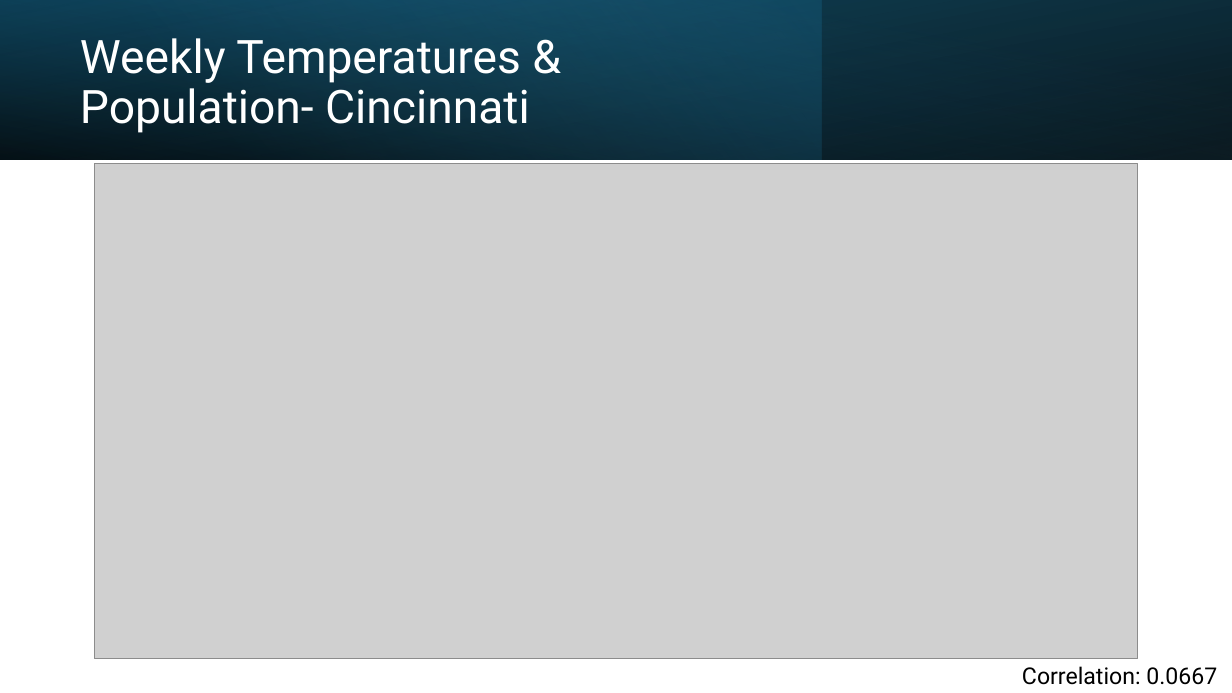
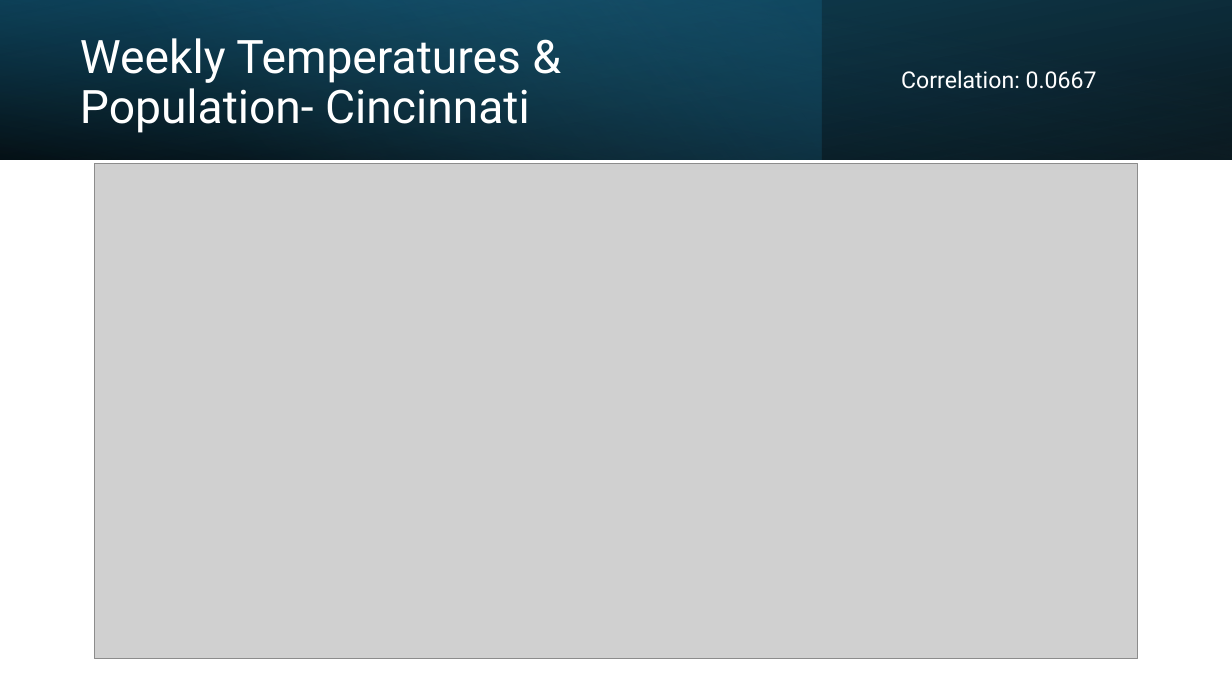
Before and after one commit to brian-campbell/ai-bootcamp-project-1, a slide deck: slide 10 of Project-1-Presentation.pptx. Drawn at 1232x693 pixels with LibreOffice and Linux fonts; fonts in the diff are those of the drawing; grey boxes stand for pictures. Boxes give left, top, right and bottom in pixels: in the first picture for what was removed or moved away, otherwise in the second. Text is boxed around its words. In the diff, an @@ line names an element or a change of style, - is before the commit and + after.

```diff
--- a/Project-1-Presentation.pptx
+++ b/Project-1-Presentation.pptx
@@ text "Correlation: 0.0667": place and size @@
-text "Correlation: 0.0667" at bbox=[1022, 666, 1217, 685]
+text "Correlation: 0.0667" at bbox=[901, 70, 1097, 89]
@@ text "Correlation: 0.0667" at bbox=[901, 70, 1097, 89]: text colour #000000 to #FFFFFF @@
```
Also in this commit, not shown: 5 other slides changed, 1 slide added, 6 other files.
